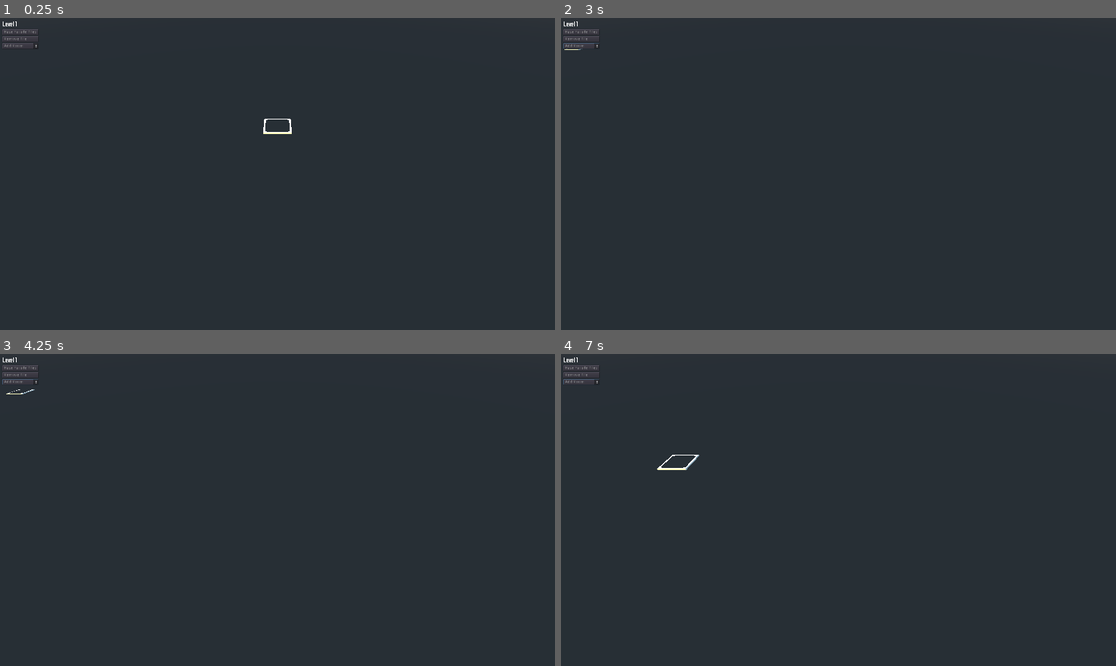
Above: before the commit, frames 1-4 (two rows, left to right).
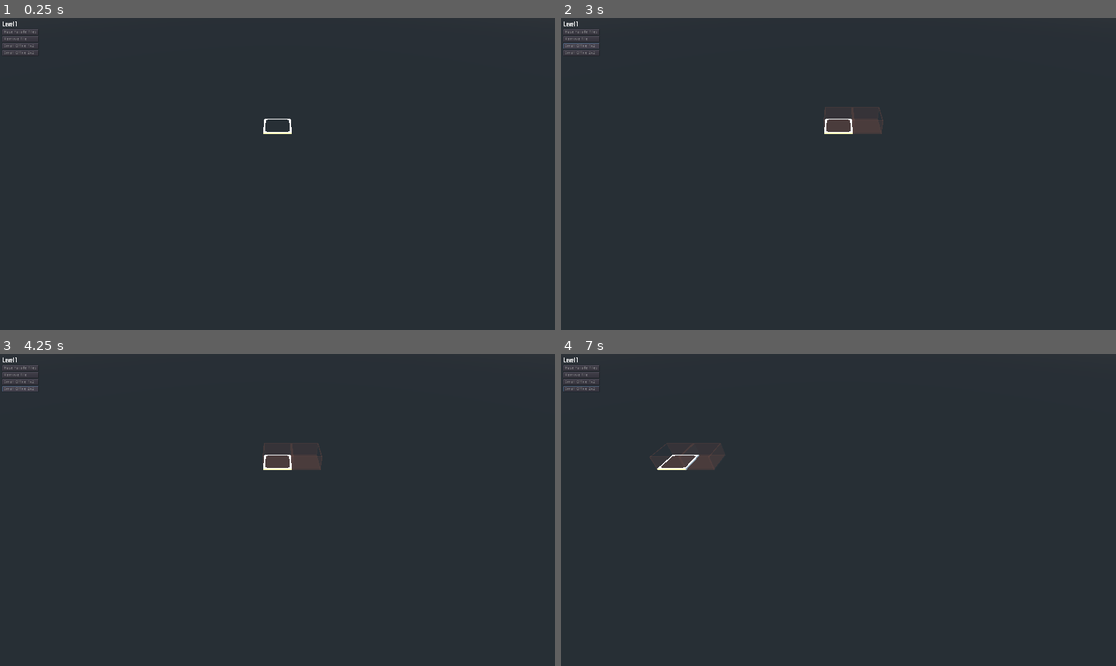
Above: after the commit, the same moments.

Repository: newnoiseworks/TowerStory
Game: Godot game, scene res://Scenes/building/building.tscn
Two runs of this game, one before a commit and one after it. Both use one fixed random seed, a clock stepped at 60 frames per second and the inputs below.
Inputs (mouse positions are in pixels of both pictures, inside the frame that each line leads up to):
- Up to frame 1 (0.25 s): no input
- Up to frame 2 (3 s): click "Base Facade Tiles" at 0.5 s; click "Remove Tile" at 1.25 s; click (583, 46) at 2 s, where only the run before the commit has a clickable "Add Room"; click (583, 46) at 2.75 s, where only the run after the commit has a clickable "Small Office 1x2"
- Up to frame 3 (4.25 s): click (22, 388) at 3.5 s, where only the run after the commit has a clickable "Small Office 2x2"
- Up to frame 4 (7 s): tap Enter at 4.25 s; move the mouse to (960, 494) at 4.27 s; hold D (move_right) 4.28-5 s; hold F (facade_swap) 4.28-5 s; click (960, 494) at 4.42 s; drag from (727, 525) to (810, 572) at 5.02 s; tap Space at 5.75 s; move the mouse to (894, 441) at 5.77 s; hold D (move_right) 5.78-6.5 s; hold Middle mouse button (third_button) 5.78-6.5 s; click (894, 441) at 5.92 s; drag from (810, 572) to (672, 463) at 6.52 s

The runs differ from the first frame. In frame 1, less than 0.1% of the frame differs, in the area x 0-7%, y 8-12%; in frame 2, 0.6%; in frame 3, 0.7%, in the area x 0-59%, y 8-38%; in frame 4, 0.6%.

Commit message:
adds a floating transparent office on button push (doesnt fully add to floor yet)

Diff:
--- a/Scenes/building/building.gd
+++ b/Scenes/building/building.gd
@@ -18,6 +18,16 @@
 var previous_floor: Area
 var current_floor: Area
 var current_floor_idx = 1
+
+
+func get_target_pos():
+	var position = mouse_select.global_transform.origin
+
+	position.x = TowerGlobals.closest_multiple_of(int(position.x))
+	position.z = TowerGlobals.closest_multiple_of(int(position.z))
+
+	return position
+
 
 # Pass a mock input object for testing
 func _set_input(input):
@@ -55,7 +65,7 @@
 
 
 func _on_tool_change_pressed(user_tool):
-	_current_tool = TowerGlobals.UI_TOOL.get(user_tool)
+	_current_tool = user_tool
 
 
 func _handle_floor_move(event):
--- a/Scenes/building/building.tscn
+++ b/Scenes/building/building.tscn
@@ -49,7 +49,7 @@
 [node name="GridContainer2" type="GridContainer" parent="building_ui/GridContainer3"]
 margin_top = 31.0
 margin_right = 125.0
-margin_bottom = 99.0
+margin_bottom = 123.0
 
 [node name="base_tile_button" type="Button" parent="building_ui/GridContainer3/GridContainer2"]
 margin_right = 125.0
@@ -64,11 +64,19 @@
 text = "Remove Tile"
 align = 0
 
-[node name="add_room_button" type="OptionButton" parent="building_ui/GridContainer3/GridContainer2"]
+[node name="small_office_1x2" type="Button" parent="building_ui/GridContainer3/GridContainer2"]
 margin_top = 48.0
 margin_right = 125.0
 margin_bottom = 68.0
-text = "Add Room"
+text = "Small Office 1x2"
+align = 0
+
+[node name="small_office_2x2" type="Button" parent="building_ui/GridContainer3/GridContainer2"]
+margin_top = 72.0
+margin_right = 125.0
+margin_bottom = 92.0
+text = "Small Office 2x2"
+align = 0
 
 [node name="floors" type="Spatial" parent="."]
 
@@ -76,3 +84,5 @@
 
 [connection signal="pressed" from="building_ui/GridContainer3/GridContainer2/base_tile_button" to="building_ui" method="_on_tool_change_pressed" binds= [ "BASE_TILE" ]]
 [connection signal="pressed" from="building_ui/GridContainer3/GridContainer2/remove_tile_button" to="building_ui" method="_on_tool_change_pressed" binds= [ "REMOVE_TILE" ]]
+[connection signal="pressed" from="building_ui/GridContainer3/GridContainer2/small_office_1x2" to="building_ui" method="_on_tool_change_pressed" binds= [ "SMALL_OFFICE_1x2" ]]
+[connection signal="pressed" from="building_ui/GridContainer3/GridContainer2/small_office_2x2" to="building_ui" method="_on_tool_change_pressed" binds= [ "SMALL_OFFICE_2x2" ]]
--- a/Scenes/building/building_ui.gd
+++ b/Scenes/building/building_ui.gd
@@ -1,7 +1,7 @@
 extends CanvasLayer
 
 func _on_tool_change_pressed(user_tool):
-	TowerGlobals.emit_signal("tool_change", user_tool)
+	TowerGlobals.emit_signal("tool_change", TowerGlobals.UI_TOOL.get(user_tool))
 
 
 func _unhandled_input(event):
--- a/Scenes/floor/floor.tscn
+++ b/Scenes/floor/floor.tscn
@@ -1,6 +1,7 @@
-[gd_scene load_steps=3 format=2]
+[gd_scene load_steps=4 format=2]
 
 [ext_resource path="res://scenes/floor/floor.gd" type="Script" id=1]
+[ext_resource path="res://scenes/floor/room_manager.gd" type="Script" id=2]
 
 [sub_resource type="BoxShape" id=1]
 
@@ -11,3 +12,6 @@
 
 [node name="CollisionShape" type="CollisionShape" parent="."]
 shape = SubResource( 1 )
+
+[node name="room_manager" type="Spatial" parent="."]
+script = ExtResource( 2 )
--- /dev/null
+++ b/Scenes/floor/room_manager.gd
@@ -0,0 +1,27 @@
+extends Spatial
+
+# TODO: double get parent call kind of sucks ass, think about a way around it
+# it's trying to access the floor container e.g. "building/floor1/"
+onready var floor_container = get_parent().get_parent()
+
+var _small_office_1x2 = preload("res://scenes/room/office/office_1x2.tscn")
+var _hover_item: Spatial
+
+
+func _ready():
+	var _c = TowerGlobals.connect("tool_change", self, "_on_tool_change_pressed")
+
+
+func _physics_process(_delta):
+	if _hover_item != null:
+		_hover_item.global_transform.origin = floor_container.global_transform.origin + TowerGlobals.get_target_pos()
+
+
+func _on_tool_change_pressed(user_tool):
+	match user_tool:
+		TowerGlobals.UI_TOOL.SMALL_OFFICE_1x2:
+			_hover_item = _small_office_1x2.instance()
+			floor_container.add_child(_hover_item)
+			_hover_item.set_transparent()
+		TowerGlobals.UI_TOOL.SMALL_OFFICE_2x2:
+			pass
--- a/Scenes/room/office/office_1x2.tscn
+++ b/Scenes/room/office/office_1x2.tscn
@@ -5,5 +5,5 @@
 
 [node name="office_1x2" instance=ExtResource( 1 )]
 
-[node name="bottomFloorPiece2" parent="." index="1" instance=ExtResource( 2 )]
+[node name="bottomFloorPiece2" parent="tiles" index="1" instance=ExtResource( 2 )]
 transform = Transform( 1, 0, 0, 0, 1, 0, 0, 0, 1, 3, 0, 1 )
--- /dev/null
+++ b/Scenes/room/room.gd
@@ -0,0 +1,10 @@
+extends Spatial
+
+onready var tiles = find_node("tiles")
+
+func set_transparent():
+	for tile in tiles.get_children():
+		for x in range(4):
+			tile.add_wall_at_edge(x)
+
+		tile.set_transparent()
--- a/Scenes/room/room.tscn
+++ b/Scenes/room/room.tscn
@@ -1,8 +1,13 @@
-[gd_scene load_steps=2 format=2]
+[gd_scene load_steps=3 format=2]
 
 [ext_resource path="res://scenes/floor/bottom_floor_piece.tscn" type="PackedScene" id=1]
+[ext_resource path="res://scenes/room/room.gd" type="Script" id=2]
 
 [node name="room" type="Spatial"]
+script = ExtResource( 2 )
 
-[node name="bottomFloorPiece" parent="." instance=ExtResource( 1 )]
+[node name="tiles" type="Spatial" parent="."]
+transform = Transform( 1, 0, 0, 0, 1, 0, 0, 0, 1, -1, 0, -1 )
+
+[node name="bottomFloorPiece" parent="tiles" instance=ExtResource( 1 )]
 transform = Transform( 1, 0, 0, 0, 1, 0, 0, 0, 1, 1, 0, 1 )
--- a/tower_globals.gd
+++ b/tower_globals.gd
@@ -12,17 +12,33 @@
 
 const TILE_MULTIPLE = 2
 
-static func closest_multiple_of(x: int)-> int:
+var current_building
+
+
+func get_target_pos():
+	# if current_building == null:
+		# _set_current_buiding()
+
+	# return current_building.get_target_pos()
+	return get_tree().get_root().get_node("building").get_target_pos()
+
+
+func closest_multiple_of(x: int)-> int:
 	return _closest_multiple_of_n(
 		x,
 		TILE_MULTIPLE
 	)
 
 
-static func _closest_multiple_of_n(x: int, n: int)-> int:
+func _closest_multiple_of_n(x: int, n: int)-> int:
 	if (x % n == 0):
 		return x
 
 	var val: int = x / n
 
 	return val * n
+
+
+func _set_current_buiding():
+	# if there are more than one "buildings" and there's switching this will get complex
+	current_building = get_parent().find_node("building")
